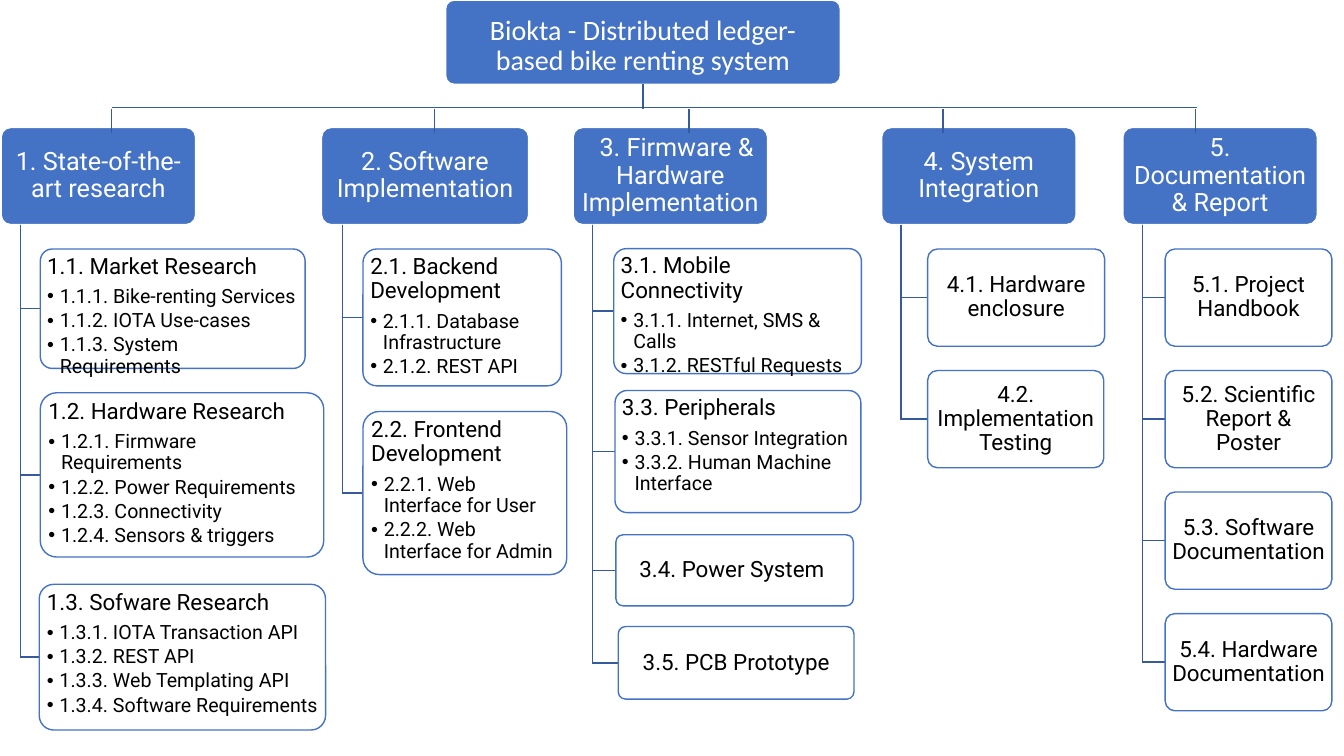
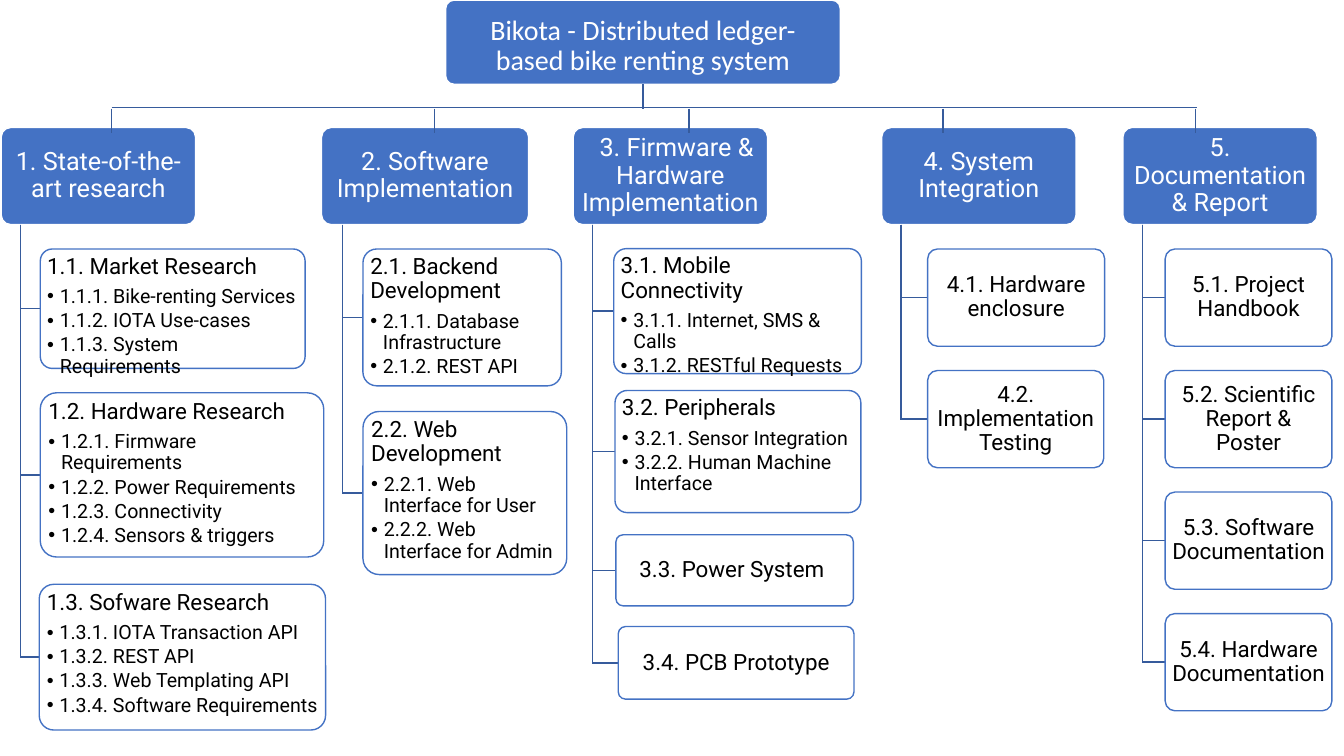
Before and after one commit to yenthusiastic/arp_b, a slide deck: slide 6 of misc/Concept.pptx. Drawn at 1344x756 pixels with LibreOffice and Linux fonts; fonts in the diff are those of the drawing. Boxes give left, top, right and bottom in pixels: in the first picture for what was removed or moved away, otherwise in the second. Text is boxed around its words. In the diff, an @@ line names an element or a change of style, - is before the commit and + after.

```diff
--- a/misc/Concept.pptx
+++ b/misc/Concept.pptx
@@ text at (490, 20, 796, 75): text changed @@
-Biokta - Distributed ledger-based bike renting system
+Bikota - Distributed ledger-based bike renting system
@@ text at (622, 398, 848, 491): text changed @@
-3.3. Peripherals
-  • 3.3.1. Sensor Integration
-  • 3.3.2. Human Machine Interface
+3.2. Peripherals
+  • 3.2.1. Sensor Integration
+  • 3.2.2. Human Machine Interface
@@ text at (371, 420, 502, 466): text changed @@
-2.2. Frontend Development
+2.2. Web Development
@@ text at (639, 561, 824, 582): text changed @@
-3.4. Power System
+3.3. Power System
@@ text at (643, 654, 829, 675): text changed @@
-3.5. PCB Prototype
+3.4. PCB Prototype
```
Also in this commit, not shown: 29 other files.
